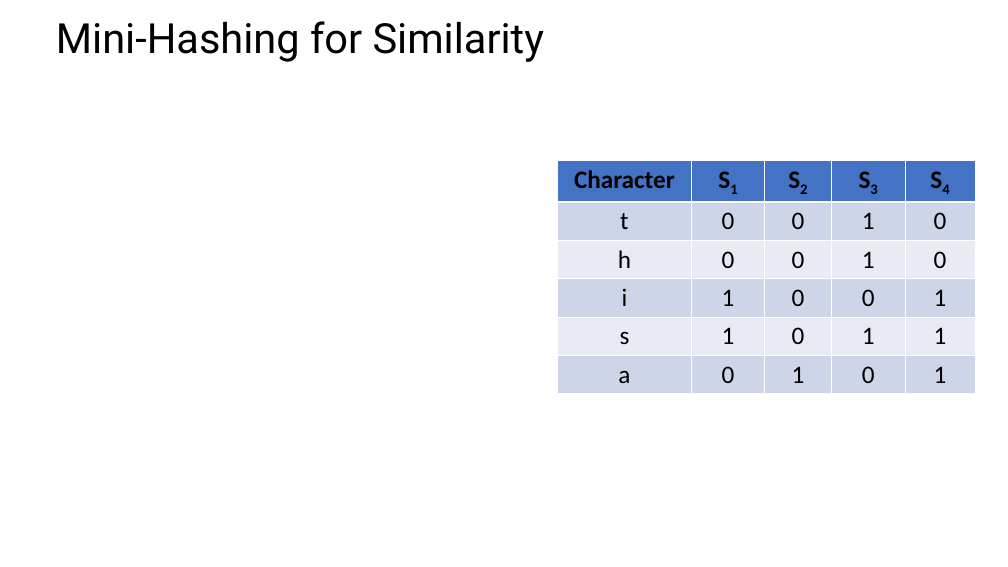
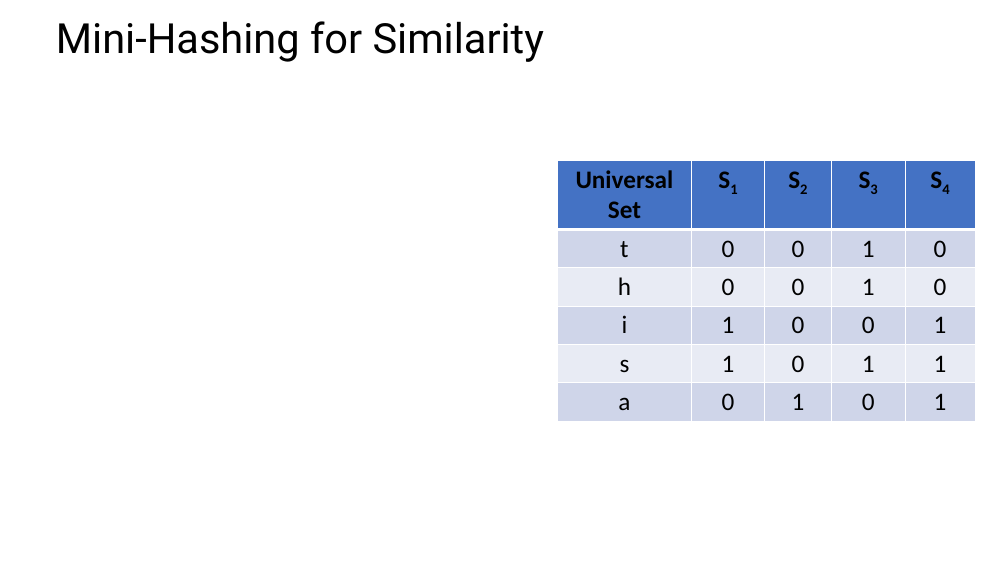
Before and after one commit to StephenElston/CSCI-E-108, a slide deck: slide 31 of slides/4_DistanceAndSimilarityMeasures.pptx. Drawn at 1008x567 pixels with LibreOffice and Linux fonts; fonts in the diff are those of the drawing; grey boxes stand for pictures. Boxes give left, top, right and bottom in pixels: in the first picture for what was removed or moved away, otherwise in the second. Text is boxed around its words. In the diff, an @@ line names an element or a change of style, - is before the commit and + after.

```diff
--- a/slides/4_DistanceAndSimilarityMeasures.pptx
+++ b/slides/4_DistanceAndSimilarityMeasures.pptx
@@ table at (557, 160, 976, 417) @@
-row 1, column 1: Character
+row 1, column 1: Universal Set
```
Also in this commit, not shown: 3 other slides changed.
